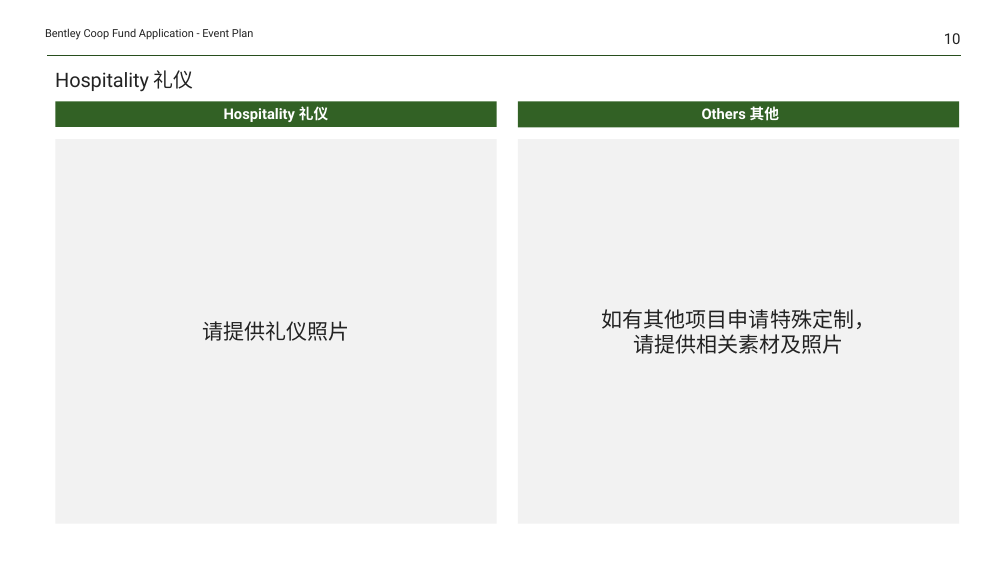
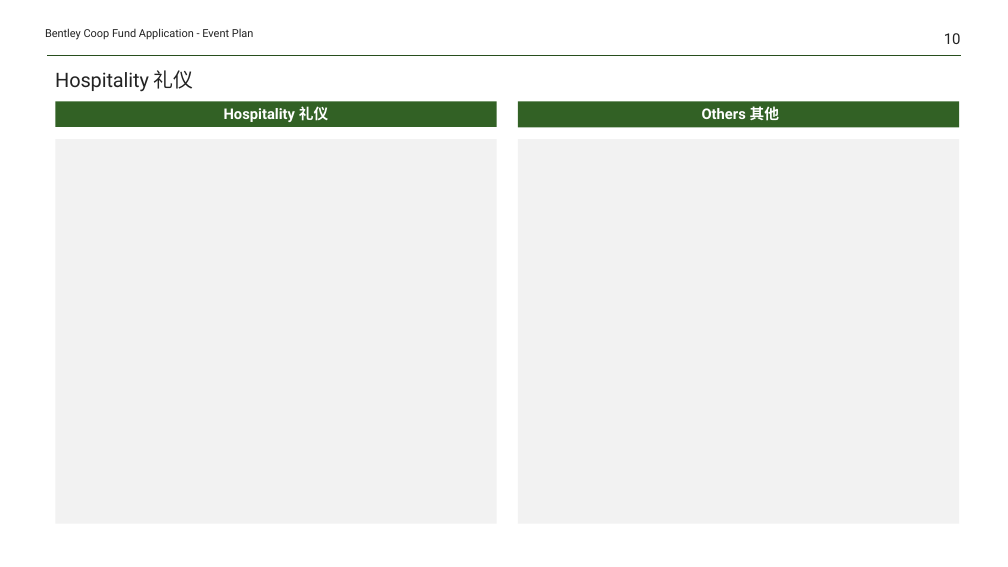
Before and after one commit to Yrtech-Tony/com.yrtech.Bentley.API.Upgrade, a slide deck: slide 10 of com.yrtech.bentleyAPI/com.yrtech.InventoryAPI/template/PlanOffLine.pptx. Drawn at 1008x567 pixels with LibreOffice and Linux fonts; fonts in the diff are those of the drawing. Boxes give left, top, right and bottom in pixels: in the first picture for what was removed or moved away, otherwise in the second. Text is boxed around its words. In the diff, an @@ line names an element or a change of style, - is before the commit and + after.

```diff
--- a/com.yrtech.bentleyAPI/com.yrtech.InventoryAPI/template/PlanOffLine.pptx
+++ b/com.yrtech.bentleyAPI/com.yrtech.InventoryAPI/template/PlanOffLine.pptx
@@ text in rectangle at <box>202,321,349,341</box>: text removed @@
-请提供礼仪照片
@@ text in rectangle at <box>602,309,875,354</box>: text removed @@
-如有其他项目申请特殊定制，
-请提供相关素材及照片
```
Also in this commit, not shown: 6 other slides changed, 5 other files.
